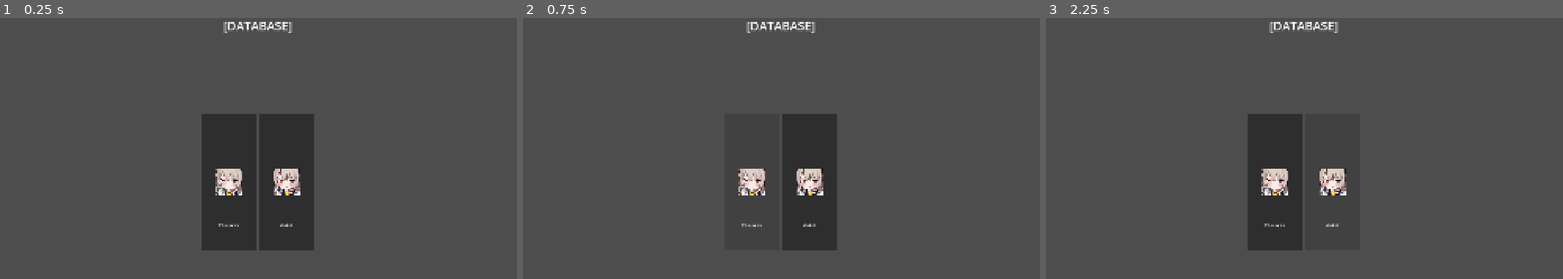
Above: before the commit, frames 1-3 (left to right).
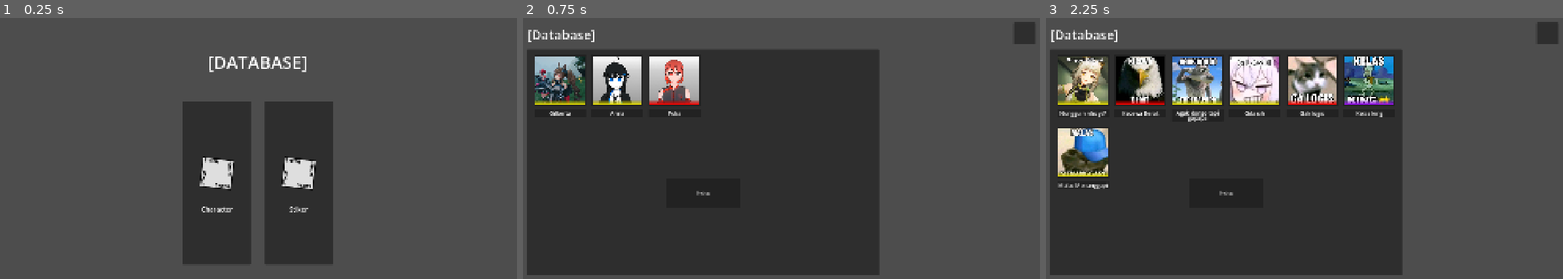
Above: after the commit, the same moments.

Repository: EZ1712/Database-Item-Godot-4.6
Game: Godot game, scene res://scene/menu/menu.tscn
The game is run twice, just before and just after one commit, with the same random seed, the same clock (stepped at 60 frames per second) and the same inputs. The project has no main scene, so this scene is started directly.
Inputs (mouse positions are in pixels of both pictures, inside the frame that each line leads up to):
- Up to frame 1 (0.25 s): no input
- Up to frame 2 (0.75 s): click "Character" at 0.5 s
- Up to frame 3 (2.25 s): click (1547, 33) at 1.27 s; click (1330, 182) at 2 s, where only the run before the commit has a clickable "doksli"

The runs differ from the first frame. In frame 1, 10% of the frame differs, in the area x 35-65%, y 1-95%; in frame 2, 50%, in the area x 0-99%, y 1-99%; in frame 3, 49%.

Commit message:
Preview and Detail

Diff:
--- a/scene/component/button_menu.gd
+++ /dev/null
@@ -1,12 +0,0 @@
-extends Control
-
-#@onready var icon: TextureRect = $Button/Icon
-#@onready var label_name: Label = $Button/LabelName
-signal pressed
-#var name = ""
-func _ready() -> void:
-	$Button.pressed.connect(func() : print("dahlah"))
-
-func menu_data(name):
-	$Button/LabelName.text = name
-	pass
--- a/scene/component/button_menu.tscn
+++ /dev/null
@@ -1,58 +0,0 @@
-[gd_scene format=3 uid="uid://b4nun82vnj6wi"]
-
-[ext_resource type="Script" uid="uid://dm7lwkhnqgt8i" path="res://Scene/component/button_menu.gd" id="1_b86nf"]
-[ext_resource type="Texture2D" uid="uid://dq1ydtbmxyjij" path="res://asset_sementaera/image1.png" id="1_v0ayd"]
-
-[node name="ButtonMenu" type="Control" unique_id=1307664585]
-layout_mode = 3
-anchors_preset = 15
-anchor_right = 1.0
-anchor_bottom = 1.0
-offset_right = -1717.0
-offset_bottom = -576.0
-grow_horizontal = 2
-grow_vertical = 2
-script = ExtResource("1_b86nf")
-
-[node name="Button" type="Button" parent="." unique_id=1421618773]
-layout_mode = 1
-anchors_preset = 8
-anchor_left = 0.5
-anchor_top = 0.5
-anchor_right = 0.5
-anchor_bottom = 0.5
-offset_left = -100.0
-offset_top = -250.0
-offset_right = 100.0
-offset_bottom = 250.0
-grow_horizontal = 2
-grow_vertical = 2
-
-[node name="Icon" type="TextureRect" parent="Button" unique_id=1121106084]
-layout_mode = 1
-anchors_preset = 8
-anchor_left = 0.5
-anchor_top = 0.5
-anchor_right = 0.5
-anchor_bottom = 0.5
-offset_left = -50.0
-offset_top = -50.0
-offset_right = 50.0
-offset_bottom = 50.0
-grow_horizontal = 2
-grow_vertical = 2
-texture = ExtResource("1_v0ayd")
-
-[node name="LabelName" type="Label" parent="Button" unique_id=936050735]
-layout_mode = 1
-anchors_preset = 12
-anchor_top = 1.0
-anchor_right = 1.0
-anchor_bottom = 1.0
-offset_top = -103.0
-offset_bottom = -80.0
-grow_horizontal = 2
-grow_vertical = 0
-text = "[Button Name]"
-horizontal_alignment = 1
-vertical_alignment = 1
--- /dev/null
+++ b/scene/component/button_menu/button_menu.gd
@@ -0,0 +1,10 @@
+extends Control
+
+signal menu_pressed
+
+func menu_data(name):
+	$Button/LabelTitle.text = str(name)
+	pass
+
+func _on_button_pressed() -> void:
+	menu_pressed.emit()
--- /dev/null
+++ b/scene/component/button_menu/button_menu.tscn
@@ -0,0 +1,48 @@
+[gd_scene format=3 uid="uid://bf5vncx51mm8t"]
+
+[ext_resource type="Script" uid="uid://cem8432qungdy" path="res://scene/component/button_menu/button_menu.gd" id="1_2xcqf"]
+[ext_resource type="Texture2D" uid="uid://dhflxnaegf40p" path="res://asset_sementaera/stiker.png" id="1_hmgfs"]
+
+[node name="ButtonMenu" type="Control" unique_id=576159419]
+custom_minimum_size = Vector2(250, 600)
+layout_mode = 3
+anchors_preset = 15
+anchor_right = 1.0
+anchor_bottom = 1.0
+grow_horizontal = 2
+grow_vertical = 2
+script = ExtResource("1_2xcqf")
+
+[node name="Button" type="Button" parent="." unique_id=971243835]
+layout_mode = 0
+offset_right = 250.0
+offset_bottom = 600.0
+
+[node name="TextureRect" type="TextureRect" parent="Button" unique_id=595315338]
+layout_mode = 1
+anchors_preset = 8
+anchor_left = 0.5
+anchor_top = 0.5
+anchor_right = 0.5
+anchor_bottom = 0.5
+offset_left = -75.0
+offset_top = -110.0
+offset_right = 75.0
+offset_bottom = 40.0
+grow_horizontal = 2
+grow_vertical = 2
+texture = ExtResource("1_hmgfs")
+
+[node name="LabelTitle" type="Label" parent="Button" unique_id=752012423]
+layout_mode = 1
+anchors_preset = 10
+anchor_right = 1.0
+offset_top = 380.0
+offset_bottom = 403.0
+grow_horizontal = 2
+theme_override_font_sizes/font_size = 24
+text = "[NAME TITLE]"
+horizontal_alignment = 1
+autowrap_mode = 3
+
+[connection signal="pressed" from="Button" to="." method="_on_button_pressed"]
--- a/scene/component/preview_button.tscn
+++ /dev/null
@@ -1,27 +0,0 @@
-[gd_scene format=3 uid="uid://c5lnbv6f0hss0"]
-
-[ext_resource type="Texture2D" uid="uid://dq1ydtbmxyjij" path="res://asset_sementaera/image1.png" id="1_pet61"]
-
-[node name="PreviewButton" type="Control" unique_id=1812369801]
-custom_minimum_size = Vector2(108, 154)
-layout_mode = 3
-anchors_preset = 0
-offset_right = 108.0
-offset_bottom = 154.0
-
-[node name="Button" type="Button" parent="." unique_id=1570195586]
-layout_mode = 0
-offset_right = 108.0
-offset_bottom = 154.0
-text = "{NAME}"
-icon = ExtResource("1_pet61")
-icon_alignment = 1
-vertical_icon_alignment = 0
-
-[node name="Label" type="Label" parent="." unique_id=1806955865]
-layout_mode = 0
-offset_top = 131.0
-offset_right = 108.0
-offset_bottom = 154.0
-size_flags_vertical = 8
-text = "dawda"
--- a/scene/menu/menu.gd
+++ b/scene/menu/menu.gd
@@ -1,41 +1,43 @@
 extends Control
 
 
-@onready var menu_container: HBoxContainer = $MenuPreview/HBoxContainer
+@onready var menu_list: HBoxContainer = $MenuPreview/HBoxContainer
 
-var preview_detail_scene : PackedScene = load("res://scene/menu/preview_detail.tscn")
-var button_menu_componen : PackedScene = load("res://scene/component/button_menu.tscn")
+#var preview_detail_scene : PackedScene = load("res://scene/menu/preview_detail.tscn")
+var preview_detail_template : PackedScene = load("res://scene/preview_and_detail/preview_and_detail.tscn")
+var menu_template : PackedScene = load("res://scene/component/button_menu/button_menu.tscn")
 
 var menu : Dictionary = {
-	0 : {"name" : "Character"},
-	1 : {"name" : "doksli"}
+	1 : {"name" : "Character", "icon" : load("res://asset_sementaera/character.png"), "database" : "character_database"},
+	2 : {"name" : "Stiker", "icon" : load("res://asset_sementaera/stiker.png"), "database" : "stiker_database"}
 }
 
 func _ready() -> void:
-	menu_list()
+	menu_display()
 
-func menu_list():
+func menu_display():
 	for id in menu:
 		var data = menu[id]
 
-		var button_menu = button_menu_componen.instantiate()
+		var button_menu = menu_template.instantiate()
 		button_menu.menu_data(data["name"])
 
-		button_menu.pressed.connect(func() : print(data["name"]))
+		button_menu.menu_pressed.connect(func() : preview(data["database"]))
 
-		menu_container.add_child(button_menu)
-	pass
+		menu_list.add_child(button_menu)
+	#pass
 
-func debug(indikator):
-	print(str(indikator))
+#func debug(indikator):
+	#print(str(indikator))
 
-func preview(name):
-	var preview_transition = preview_detail_scene.instantiate()
+func preview(database):
+	var preview_transition = preview_detail_template.instantiate()
 
 	get_tree().root.add_child(preview_transition)
 	get_tree().current_scene = preview_transition
 
-	preview_transition.preview_data(name)
+	preview_transition.current_database = database
+	preview_transition.preview_data()
 
 	queue_free()
 	pass
--- a/scene/menu/menu.tscn
+++ b/scene/menu/menu.tscn
@@ -1,7 +1,7 @@
 [gd_scene format=3 uid="uid://bc60hj8egqj4b"]
 
-[ext_resource type="PackedScene" uid="uid://b4nun82vnj6wi" path="res://scene/component/button_menu.tscn" id="1_ny6dg"]
 [ext_resource type="Script" uid="uid://dd5p0srrfw3eb" path="res://scene/menu/menu.gd" id="1_wwfty"]
+[ext_resource type="PackedScene" uid="uid://bf5vncx51mm8t" path="res://scene/component/button_menu/button_menu.tscn" id="2_wwfty"]
 
 [node name="Menu" type="Control" unique_id=768281444]
 layout_mode = 3
@@ -16,9 +16,10 @@
 layout_mode = 1
 anchors_preset = 10
 anchor_right = 1.0
-offset_bottom = 23.0
+offset_top = 120.0
+offset_bottom = 208.0
 grow_horizontal = 2
-theme_override_font_sizes/font_size = 44
+theme_override_font_sizes/font_size = 64
 text = "[DATABASE]"
 horizontal_alignment = 1
 
@@ -39,32 +40,14 @@
 theme_override_constants/separation = 230
 alignment = 2
 
-[node name="ButtonMenu" parent="ScrollContainer/HBoxContainer" unique_id=1645686537 instance=ExtResource("1_ny6dg")]
-layout_mode = 2
-
-[node name="ButtonMenu2" parent="ScrollContainer/HBoxContainer" unique_id=1037204626 instance=ExtResource("1_ny6dg")]
-layout_mode = 2
-
-[node name="ButtonMenu3" parent="ScrollContainer/HBoxContainer" unique_id=847591035 instance=ExtResource("1_ny6dg")]
-layout_mode = 2
-
-[node name="ButtonMenu4" parent="ScrollContainer/HBoxContainer" unique_id=169083694 instance=ExtResource("1_ny6dg")]
-layout_mode = 2
-
-[node name="ButtonMenu5" parent="ScrollContainer/HBoxContainer" unique_id=1086229185 instance=ExtResource("1_ny6dg")]
-layout_mode = 2
-
-[node name="ButtonMenu6" parent="ScrollContainer/HBoxContainer" unique_id=1300638448 instance=ExtResource("1_ny6dg")]
-layout_mode = 2
-
 [node name="MenuPreview" type="Control" parent="." unique_id=1900828007]
 layout_mode = 1
 anchors_preset = 14
 anchor_top = 0.5
 anchor_right = 1.0
 anchor_bottom = 0.5
-offset_top = -214.0
-offset_bottom = 345.0
+offset_top = -210.0
+offset_bottom = 349.0
 grow_horizontal = 2
 grow_vertical = 2
 
@@ -75,9 +58,17 @@
 anchor_bottom = 1.0
 grow_horizontal = 2
 grow_vertical = 2
-theme_override_constants/separation = 210
+theme_override_constants/separation = 50
 alignment = 1
 
-[node name="ButtonMenu" parent="MenuPreview/HBoxContainer" unique_id=708675439 instance=ExtResource("1_ny6dg")]
+[node name="ButtonMenu" parent="MenuPreview/HBoxContainer" unique_id=576159419 instance=ExtResource("2_wwfty")]
 visible = false
 layout_mode = 2
+
+[node name="ButtonMenu2" parent="MenuPreview/HBoxContainer" unique_id=1465600608 instance=ExtResource("2_wwfty")]
+visible = false
+layout_mode = 2
+
+[node name="ButtonMenu3" parent="MenuPreview/HBoxContainer" unique_id=1265399780 instance=ExtResource("2_wwfty")]
+visible = false
+layout_mode = 2
--- a/scene/menu/preview_detail.gd
+++ /dev/null
@@ -1,20 +0,0 @@
-extends Control
-
-signal menu_diklik(database_data)
-
-@onready var label_title: Label = $PanelTitle/LabelTitle
-
-func _ready() -> void:
-	#$PanelTitle/LabelTitle.pressed.connect(emit_custom_signal)
-	pass
-
-func preview_data(db_data):
-	label_title.text = name
-	self.set_meta("db_data", db_data)
-	pass
-
-func emit_custom_signal():
-	var data_to_send = self.get_meta("db_data")
-	emit_signal("menu_diklik", data_to_send)
-
-	pass
--- a/scene/menu/preview_detail.tscn
+++ /dev/null
@@ -1,181 +0,0 @@
-[gd_scene format=3 uid="uid://bsi6cxw7huj7q"]
-
-[ext_resource type="PackedScene" uid="uid://c5lnbv6f0hss0" path="res://scene/component/preview_button.tscn" id="1_a5fix"]
-[ext_resource type="Script" uid="uid://b31vlyb6v4gku" path="res://scene/menu/preview_detail.gd" id="1_fcxq7"]
-
-[node name="PreviewDetail" type="Control" unique_id=1576865127]
-layout_mode = 3
-anchors_preset = 15
-anchor_right = 1.0
-anchor_bottom = 1.0
-grow_horizontal = 2
-grow_vertical = 2
-script = ExtResource("1_fcxq7")
-
-[node name="Control" type="Control" parent="." unique_id=1543099634]
-layout_mode = 1
-anchors_preset = 9
-anchor_bottom = 1.0
-grow_vertical = 2
-
-[node name="Panel" type="Panel" parent="Control" unique_id=995038521]
-layout_mode = 1
-anchors_preset = 4
-anchor_top = 0.5
-anchor_bottom = 0.5
-offset_left = 64.0
-offset_top = -381.0
-offset_right = 1277.0
-offset_bottom = 480.0
-grow_vertical = 2
-
-[node name="ScrollContainer" type="ScrollContainer" parent="Control/Panel" unique_id=2013894077]
-layout_mode = 0
-offset_right = 290.0
-offset_bottom = 406.0
-
-[node name="GridContainer" type="GridContainer" parent="Control/Panel/ScrollContainer" unique_id=1423837083]
-layout_mode = 2
-columns = 3
-
-[node name="PreviewButton" parent="Control/Panel/ScrollContainer/GridContainer" unique_id=959117601 instance=ExtResource("1_a5fix")]
-layout_mode = 2
-
-[node name="Detail" type="Control" parent="." unique_id=1931174003]
-layout_mode = 1
-anchors_preset = 11
-anchor_left = 1.0
-anchor_right = 1.0
-anchor_bottom = 1.0
-grow_horizontal = 0
-grow_vertical = 2
-
-[node name="Panel" type="Panel" parent="Detail" unique_id=110320735]
-layout_mode = 1
-anchors_preset = 6
-anchor_left = 1.0
-anchor_top = 0.5
-anchor_right = 1.0
-anchor_bottom = 0.5
-offset_left = -582.0
-offset_top = -388.0
-offset_right = -40.0
-offset_bottom = 464.0
-grow_horizontal = 0
-grow_vertical = 2
-
-[node name="PanelTitle" type="Panel" parent="." unique_id=1459338867]
-layout_mode = 1
-anchors_preset = 10
-anchor_right = 1.0
-offset_bottom = 117.0
-grow_horizontal = 2
-
-[node name="LabelTitle" type="Label" parent="PanelTitle" unique_id=1954758647]
-layout_mode = 1
-anchors_preset = 4
-anchor_top = 0.5
-anchor_bottom = 0.5
-offset_top = -27.5
-offset_right = 356.0
-offset_bottom = 27.5
-grow_vertical = 2
-theme_override_font_sizes/font_size = 40
-text = "[NAME DATABASE]"
-
-[node name="ButtonBack" type="Button" parent="PanelTitle" unique_id=1742151595]
-layout_mode = 1
-anchors_preset = 6
-anchor_left = 1.0
-anchor_top = 0.5
-anchor_right = 1.0
-anchor_bottom = 0.5
-offset_left = -56.0
-offset_top = -15.5
-offset_bottom = 15.5
-grow_horizontal = 0
-grow_vertical = 2
-text = "[Back]"
-
-[node name="Panel" type="Control" parent="." unique_id=966404118]
-layout_mode = 1
-anchors_preset = 12
-anchor_top = 1.0
-anchor_right = 1.0
-anchor_bottom = 1.0
-grow_horizontal = 2
-grow_vertical = 0
-
-[node name="Panel" type="Panel" parent="Panel" unique_id=1161020837]
-layout_mode = 1
-anchors_preset = 2
-anchor_top = 1.0
-anchor_bottom = 1.0
-offset_top = -56.0
-offset_right = 317.0
-grow_vertical = 0
-
-[node name="Label" type="Label" parent="Panel/Panel" unique_id=1217634281]
-layout_mode = 1
-anchors_preset = 4
-anchor_top = 0.5
-anchor_bottom = 0.5
-offset_left = 16.0
-offset_top = -14.5
-offset_right = 161.0
-offset_bottom = 14.5
-grow_vertical = 2
-text = "Filter :"
-vertical_alignment = 1
-
-[node name="FilterDropdown" type="OptionButton" parent="Panel/Panel/Label" unique_id=1017822198]
-layout_mode = 1
-anchors_preset = 6
-anchor_left = 1.0
-anchor_top = 0.5
-anchor_right = 1.0
-anchor_bottom = 0.5
-offset_left = -89.0
-offset_top = -15.5
-offset_bottom = 15.5
-grow_horizontal = 0
-grow_vertical = 2
-selected = 0
-item_count = 1
-popup/item_0/text = "Default"
-popup/item_0/id = 0
-
-[node name="Label2" type="Label" parent="Panel/Panel" unique_id=129098788]
-layout_mode = 1
-anchors_preset = 6
-anchor_left = 1.0
-anchor_top = 0.5
-anchor_right = 1.0
-anchor_bottom = 0.5
-offset_left = -135.0
-offset_top = -15.5
-offset_right = -16.0
-offset_bottom = 15.5
-grow_horizontal = 0
-grow_vertical = 2
-text = "Sort : "
-vertical_alignment = 1
-
-[node name="OptionButton" type="OptionButton" parent="Panel/Panel/Label2" unique_id=569429367]
-layout_mode = 1
-anchors_preset = 6
-anchor_left = 1.0
-anchor_top = 0.5
-anchor_right = 1.0
-anchor_bottom = 0.5
-offset_left = -72.0
-offset_top = -15.5
-offset_bottom = 15.5
-grow_horizontal = 0
-grow_vertical = 2
-selected = 0
-item_count = 2
-popup/item_0/text = "ASC"
-popup/item_0/id = 0
-popup/item_1/text = "DESC"
-popup/item_1/id = 1
--- a/scene/menu_and_preview/menu_and_preview.gd
+++ b/scene/menu_and_preview/menu_and_preview.gd
@@ -53,6 +53,7 @@
 
 	if sort_data.is_empty():
 		id_data = direct_database.keys()
+	#var id_data = sorting(database)
 
 	for id in id_data:
 		var data = direct_database[id]
--- /dev/null
+++ b/scene/preview_and_detail/preview_and_detail.gd
@@ -0,0 +1,35 @@
+extends Control
+
+var menu_scene : PackedScene = load("res://scene/menu/menu.tscn")
+var preview_template : PackedScene = load("res://scene/component/button_preview/button_preview.tscn")
+
+@onready var preview_list: GridContainer = $PreviewList/ScrollContainer/GridContainer
+
+var character_database : Dictionary = load("res://database/data/character_database.tres").data
+var stiker_database : Dictionary = load("res://database/data/stiker_database.tres").data
+
+var current_database : String
+
+func preview_data():
+
+	var direct_database = self.get(current_database)
+
+	for id in direct_database:
+		var data = direct_database[id]
+
+		var preview_button = preview_template.instantiate()
+		preview_button.preview_data(data["name"],data["image_preview"], data["rarity"])
+
+		preview_list.add_child(preview_button)
+
+
+	pass
+
+
+
+func _on_button_debug_pressed() -> void:
+	print(str(current_database) + "from preview")
+
+
+func _on_button_back_pressed() -> void:
+	get_tree().change_scene_to_packed(menu_scene)
--- /dev/null
+++ b/scene/preview_and_detail/preview_and_detail.tscn
@@ -0,0 +1,94 @@
+[gd_scene format=3 uid="uid://cloy565u4a75n"]
+
+[ext_resource type="Script" uid="uid://b6pow1egsxy5m" path="res://scene/preview_and_detail/preview_and_detail.gd" id="1_114wi"]
+[ext_resource type="PackedScene" uid="uid://bphgityydx8gj" path="res://scene/component/button_preview/button_preview.tscn" id="1_gi4s5"]
+
+[node name="PreviewAndDetail" type="Control" unique_id=1074204423]
+layout_mode = 3
+anchors_preset = 15
+anchor_right = 1.0
+anchor_bottom = 1.0
+grow_horizontal = 2
+grow_vertical = 2
+script = ExtResource("1_114wi")
+
+[node name="LabelDatabase" type="Label" parent="." unique_id=439327471]
+layout_mode = 1
+anchors_preset = 10
+anchor_right = 1.0
+offset_left = 30.0
+offset_top = 30.0
+offset_right = 1.0
+offset_bottom = 97.0
+grow_horizontal = 2
+theme_override_font_sizes/font_size = 48
+text = "[Database]"
+
+[node name="ButtonBack" type="Button" parent="." unique_id=734622428]
+layout_mode = 1
+anchors_preset = 1
+anchor_left = 1.0
+anchor_right = 1.0
+offset_left = -106.0
+offset_top = 19.0
+offset_right = -26.0
+offset_bottom = 99.0
+grow_horizontal = 0
+
+[node name="PreviewList" type="Panel" parent="." unique_id=983319624]
+layout_mode = 1
+offset_left = 30.0
+offset_top = 118.0
+offset_right = 1320.0
+offset_bottom = 948.0
+
+[node name="ScrollContainer" type="ScrollContainer" parent="PreviewList" unique_id=1045225069]
+layout_mode = 1
+anchors_preset = 8
+anchor_left = 0.5
+anchor_top = 0.5
+anchor_right = 0.5
+anchor_bottom = 0.5
+offset_left = -620.5
+offset_top = -395.0
+offset_right = 620.5
+offset_bottom = 395.0
+grow_horizontal = 2
+grow_vertical = 2
+
+[node name="GridContainer" type="GridContainer" parent="PreviewList/ScrollContainer" unique_id=1880406787]
+layout_mode = 2
+theme_override_constants/h_separation = 20
+theme_override_constants/v_separation = 15
+columns = 6
+
+[node name="ButtonPreview" parent="PreviewList/ScrollContainer/GridContainer" unique_id=2031525819 instance=ExtResource("1_gi4s5")]
+visible = false
+layout_mode = 2
+
+[node name="ButtonPreview2" parent="PreviewList/ScrollContainer/GridContainer" unique_id=918026356 instance=ExtResource("1_gi4s5")]
+visible = false
+layout_mode = 2
+
+[node name="ButtonPreview3" parent="PreviewList/ScrollContainer/GridContainer" unique_id=327166621 instance=ExtResource("1_gi4s5")]
+visible = false
+layout_mode = 2
+
+[node name="ButtonPreview4" parent="PreviewList/ScrollContainer/GridContainer" unique_id=1684597419 instance=ExtResource("1_gi4s5")]
+visible = false
+layout_mode = 2
+
+[node name="ButtonPreview5" parent="PreviewList/ScrollContainer/GridContainer" unique_id=524555145 instance=ExtResource("1_gi4s5")]
+visible = false
+layout_mode = 2
+
+[node name="ButtonDebug" type="Button" parent="." unique_id=966201050]
+layout_mode = 0
+offset_left = 539.0
+offset_top = 591.0
+offset_right = 812.0
+offset_bottom = 700.0
+text = "Debug"
+
+[connection signal="pressed" from="ButtonBack" to="." method="_on_button_back_pressed"]
+[connection signal="pressed" from="ButtonDebug" to="." method="_on_button_debug_pressed"]
Not shown, removed: scene/component/button_menu.gd.uid
Not shown, added: scene/component/button_menu/button_menu.gd.uid
Not shown, removed: scene/menu/preview_detail.gd.uid
Not shown, added: scene/preview_and_detail/preview_and_detail.gd.uid
